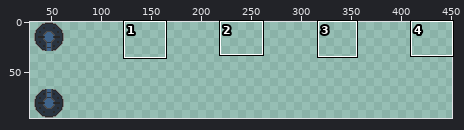
Edited in one commit: sprite sheet (img/machine.png). The picture above shows the old version from afar; the outline marks the close-up.
Close-up. Before the edit:
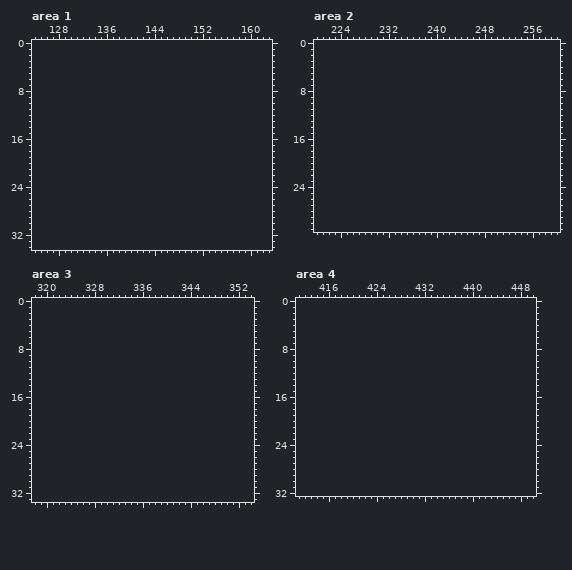
The file is 96x96 pixels. Shown: area 1: x 124..163, y 0..34; area 2: x 220..260, y 0..31; area 3: x 318..354, y 0..33; area 4: x 411..450, y 0..32. The old version is drawn lined up with the new one, on the new canvas. The wide view leaves out empty margins. The commit also changed other parts of the picture, which this record leaves out.
The result:
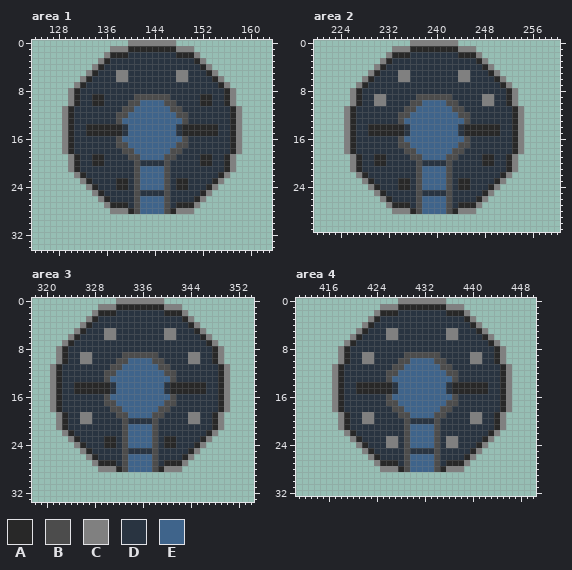
Palette (. is transparent): A #282828  B #4c4c4c  C #808080  D #293441  E #3f648b
Difference:
canvas 96x96 -> 480x96
Changed rows in their new state; - is an unchanged pixel.
Area 1:
first column x 129:
 0 -----------CCCCCCCC-----------
 1 --------CCCAAAAAAAACCC--------
 2 -------CAAADDDDDDDDAAAC-------
 3 ------CADDDDDDDDDDDDDDAC------
 4 -----CADDDDDDDDDDDDDDDDAC-----
 5 ----CADDDCCDDDDDDDDCCDDDAC----
 6 ---CADDDDCCDDDDDDDDCCDDDDAC---
 7 --CADDDDDDDDDDDDDDDDDDDDDDAC--
 8 -CADDDDDDDDDDDDDDDDDDDDDDDDAC-
 9 -CADDAADDDDDBBBBBBDDDDDAADDAC-
10 -CADDAADDDDBBEEEEBBDDDDAADDAC-
11 CADDDDDDDDBBEEEEEEBBDDDDDDDDAC
12 CADDDDDDDBBEEEEEEEEBBDDDDDDDAC
13 CADDDDDDDBEEEEEEEEEEBDDDDDDDAC
14 CADDAAAAAADEEEEEEEEDAAAAAADDAC
15 CADDAAAAAADEEEEEEEEDAAAAAADDAC
16 CADDDDDDDBEEEEEEEEEEBDDDDDDDAC
17 CADDDDDDDBBEEEEEEEEBBDDDDDDDAC
18 CADDDDDDDDBBEEEEEEBBDDDDDDDDAC
19 -CADDAADDDDBBEEEEBBDDDDAADDAC-
20 -CADDAADDDDDBDDDDBDDDDDAADDAC-
21 -CADDDDDDDDDBEEEEBDDDDDDDDDAC-
22 --CADDDDDDDDBEEEEBDDDDDDDDAC--
23 ---CADDDDAADBEEEEBDAADDDDAC---
24 ----CADDDAADBEEEEBDAADDDAC----
25 -----CADDDDDBDDDDBDDDDDAC-----
26 ------CADDDDBEEEEBDDDDAC------
27 -------CAAADBEEEEBDAAAC-------
28 --------CCCABEEEEBACCC--------
Area 2:
first column x 225:
 0 -----------CCCCCCCC-----------
 1 --------CCCAAAAAAAACCC--------
 2 -------CAAADDDDDDDDAAAC-------
 3 ------CADDDDDDDDDDDDDDAC------
 4 -----CADDDDDDDDDDDDDDDDAC-----
 5 ----CADDDCCDDDDDDDDCCDDDAC----
 6 ---CADDDDCCDDDDDDDDCCDDDDAC---
 7 --CADDDDDDDDDDDDDDDDDDDDDDAC--
 8 -CADDDDDDDDDDDDDDDDDDDDDDDDAC-
 9 -CADDCCDDDDDBBBBBBDDDDDCCDDAC-
10 -CADDCCDDDDBBEEEEBBDDDDCCDDAC-
11 CADDDDDDDDBBEEEEEEBBDDDDDDDDAC
12 CADDDDDDDBBEEEEEEEEBBDDDDDDDAC
13 CADDDDDDDBEEEEEEEEEEBDDDDDDDAC
14 CADDAAAAAADEEEEEEEEDAAAAAADDAC
15 CADDAAAAAADEEEEEEEEDAAAAAADDAC
16 CADDDDDDDBEEEEEEEEEEBDDDDDDDAC
17 CADDDDDDDBBEEEEEEEEBBDDDDDDDAC
18 CADDDDDDDDBBEEEEEEBBDDDDDDDDAC
19 -CADDAADDDDBBEEEEBBDDDDAADDAC-
20 -CADDAADDDDDBDDDDBDDDDDAADDAC-
21 -CADDDDDDDDDBEEEEBDDDDDDDDDAC-
22 --CADDDDDDDDBEEEEBDDDDDDDDAC--
23 ---CADDDDAADBEEEEBDAADDDDAC---
24 ----CADDDAADBEEEEBDAADDDAC----
25 -----CADDDDDBDDDDBDDDDDAC-----
26 ------CADDDDBEEEEBDDDDAC------
27 -------CAAADBEEEEBDAAAC-------
28 --------CCCABEEEEBACCC--------
Area 3:
first column x 321:
 0 -----------CCCCCCCC-----------
 1 --------CCCAAAAAAAACCC--------
 2 -------CAAADDDDDDDDAAAC-------
 3 ------CADDDDDDDDDDDDDDAC------
 4 -----CADDDDDDDDDDDDDDDDAC-----
 5 ----CADDDCCDDDDDDDDCCDDDAC----
 6 ---CADDDDCCDDDDDDDDCCDDDDAC---
 7 --CADDDDDDDDDDDDDDDDDDDDDDAC--
 8 -CADDDDDDDDDDDDDDDDDDDDDDDDAC-
 9 -CADDCCDDDDDBBBBBBDDDDDCCDDAC-
10 -CADDCCDDDDBBEEEEBBDDDDCCDDAC-
11 CADDDDDDDDBBEEEEEEBBDDDDDDDDAC
12 CADDDDDDDBBEEEEEEEEBBDDDDDDDAC
13 CADDDDDDDBEEEEEEEEEEBDDDDDDDAC
14 CADDAAAAAADEEEEEEEEDAAAAAADDAC
15 CADDAAAAAADEEEEEEEEDAAAAAADDAC
16 CADDDDDDDBEEEEEEEEEEBDDDDDDDAC
17 CADDDDDDDBBEEEEEEEEBBDDDDDDDAC
18 CADDDDDDDDBBEEEEEEBBDDDDDDDDAC
19 -CADDCCDDDDBBEEEEBBDDDDCCDDAC-
20 -CADDCCDDDDDBDDDDBDDDDDCCDDAC-
21 -CADDDDDDDDDBEEEEBDDDDDDDDDAC-
22 --CADDDDDDDDBEEEEBDDDDDDDDAC--
23 ---CADDDDAADBEEEEBDAADDDDAC---
24 ----CADDDAADBEEEEBDAADDDAC----
25 -----CADDDDDBDDDDBDDDDDAC-----
26 ------CADDDDBEEEEBDDDDAC------
27 -------CAAADBEEEEBDAAAC-------
28 --------CCCABEEEEBACCC--------
Area 4:
first column x 417:
 0 -----------CCCCCCCC-----------
 1 --------CCCAAAAAAAACCC--------
 2 -------CAAADDDDDDDDAAAC-------
 3 ------CADDDDDDDDDDDDDDAC------
 4 -----CADDDDDDDDDDDDDDDDAC-----
 5 ----CADDDCCDDDDDDDDCCDDDAC----
 6 ---CADDDDCCDDDDDDDDCCDDDDAC---
 7 --CADDDDDDDDDDDDDDDDDDDDDDAC--
 8 -CADDDDDDDDDDDDDDDDDDDDDDDDAC-
 9 -CADDCCDDDDDBBBBBBDDDDDCCDDAC-
10 -CADDCCDDDDBBEEEEBBDDDDCCDDAC-
11 CADDDDDDDDBBEEEEEEBBDDDDDDDDAC
12 CADDDDDDDBBEEEEEEEEBBDDDDDDDAC
13 CADDDDDDDBEEEEEEEEEEBDDDDDDDAC
14 CADDAAAAAADEEEEEEEEDAAAAAADDAC
15 CADDAAAAAADEEEEEEEEDAAAAAADDAC
16 CADDDDDDDBEEEEEEEEEEBDDDDDDDAC
17 CADDDDDDDBBEEEEEEEEBBDDDDDDDAC
18 CADDDDDDDDBBEEEEEEBBDDDDDDDDAC
19 -CADDCCDDDDBBEEEEBBDDDDCCDDAC-
20 -CADDCCDDDDDBDDDDBDDDDDCCDDAC-
21 -CADDDDDDDDDBEEEEBDDDDDDDDDAC-
22 --CADDDDDDDDBEEEEBDDDDDDDDAC--
23 ---CADDDDCCDBEEEEBDCCDDDDAC---
24 ----CADDDCCDBEEEEBDCCDDDAC----
25 -----CADDDDDBDDDDBDDDDDAC-----
26 ------CADDDDBEEEEBDDDDAC------
27 -------CAAADBEEEEBDAAAC-------
28 --------CCCABEEEEBACCC--------
Where, in picture pixels (left, top, right, bottom), the same in both close-ups:
added: (62, 40, 242, 214)
added: (344, 40, 524, 214)
added: (50, 298, 230, 472)
added: (332, 298, 512, 472)
